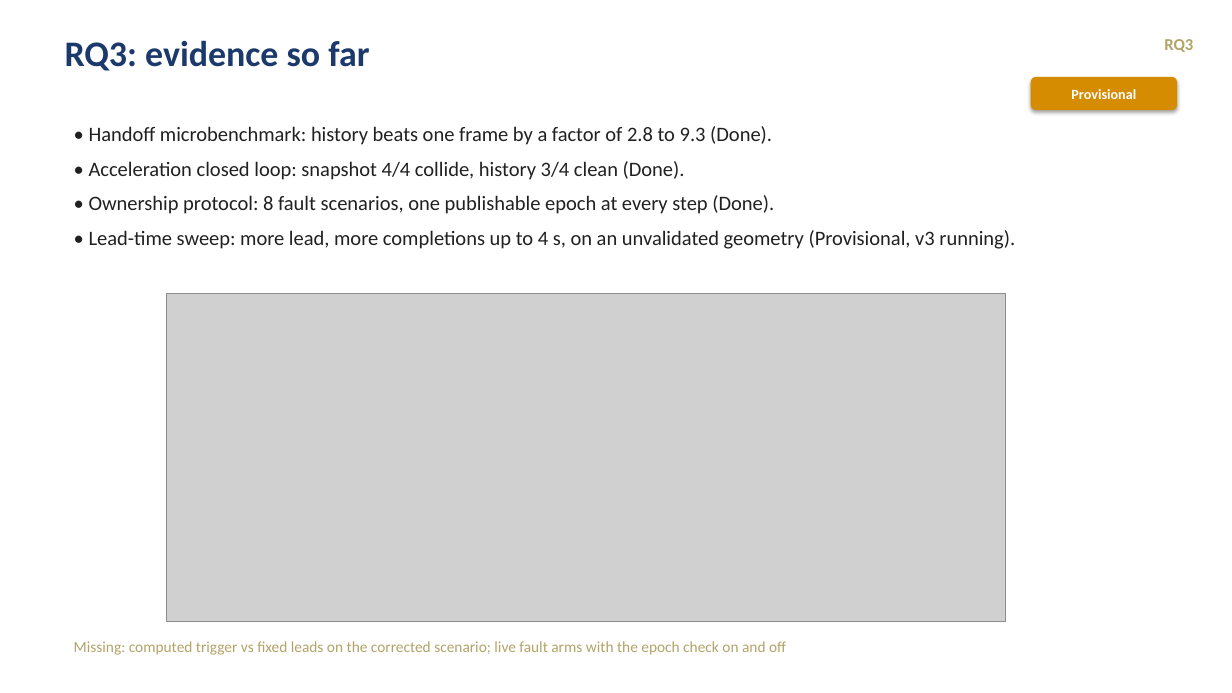
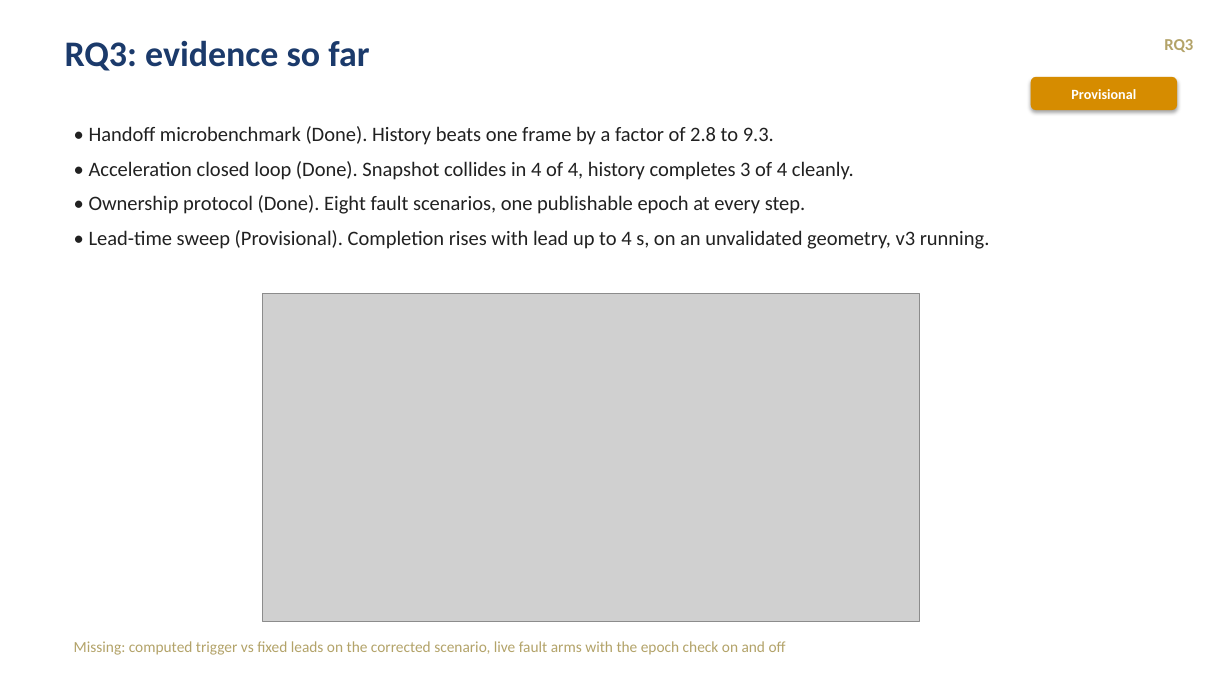
Before and after one commit to tlandle/eCAV, a slide deck: slide 12 of docs/kb/decks/khonsu_story_2026-09-04.pptx. Drawn at 1232x693 pixels with LibreOffice and Linux fonts; fonts in the diff are those of the drawing; grey boxes stand for pictures. Boxes give left, top, right and bottom in pixels: in the first picture for what was removed or moved away, otherwise in the second. Text is boxed around its words. In the diff, an @@ line names an element or a change of style, - is before the commit and + after.

Commit message:
KB deck baseline: v6 with illustrative figures

```diff
--- a/docs/kb/decks/khonsu_story_2026-09-04.pptx
+++ b/docs/kb/decks/khonsu_story_2026-09-04.pptx
@@ text at (89,126,990,249): text changed @@
-• Handoff microbenchmark: history beats one frame by a factor of 2.8 to 9.3 (Done).
-• Acceleration closed loop: snapshot 4/4 collide, history 3/4 clean (Done).
-• Ownership protocol: 8 fault scenarios, one publishable epoch at every step (Done).
-• Lead-time sweep: more lead, more completions up to 4 s, on an unvalidated geometry (Provisional, v3 running).
+• Handoff microbenchmark (Done). History beats one frame by a factor of 2.8 to 9.3.
+• Acceleration closed loop (Done). Snapshot collides in 4 of 4, history completes 3 of 4 cleanly.
+• Ownership protocol (Done). Eight fault scenarios, one publishable epoch at every step.
+• Lead-time sweep (Provisional). Completion rises with lead up to 4 s, on an unvalidated geometry, v3 running.
@@ picture: place and size @@
-picture at (166,293,1006,621)
+picture at (262,293,920,621)
@@ text at (74,641,786,655): text changed @@
-Missing: computed trigger vs fixed leads on the corrected scenario; live fault arms with the epoch check on and off
+Missing: computed trigger vs fixed leads on the corrected scenario, live fault arms with the epoch check on and off
```
Also in this commit, not shown: 11 other slides changed, 8 slides added, 3 slides removed.
